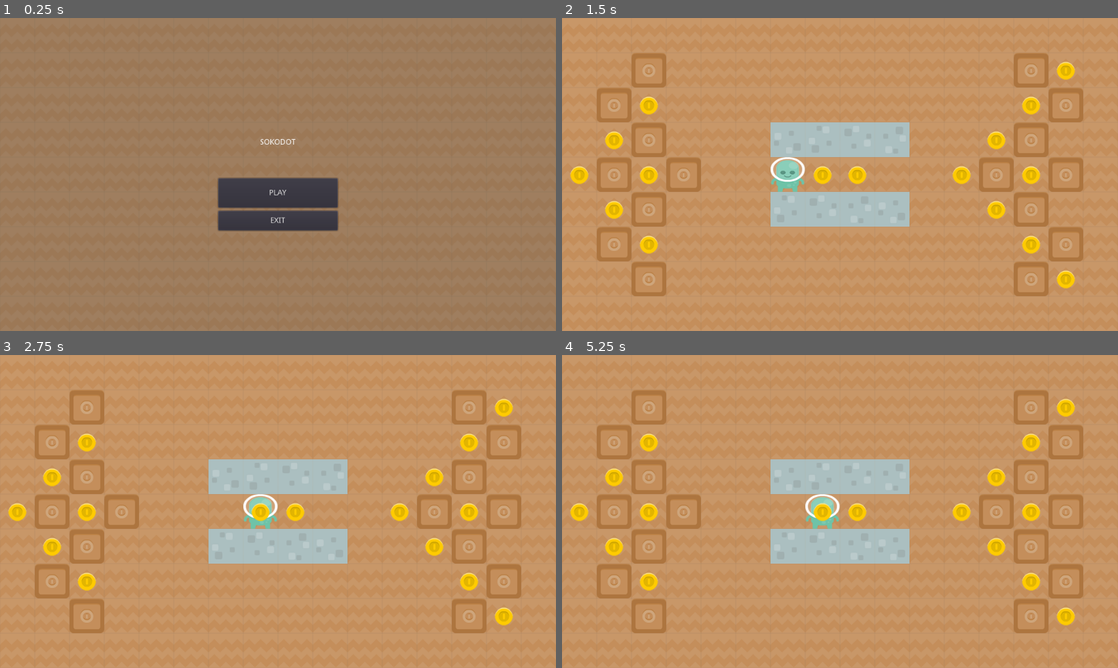
Above: before the commit, frames 1-4 (two rows, left to right).
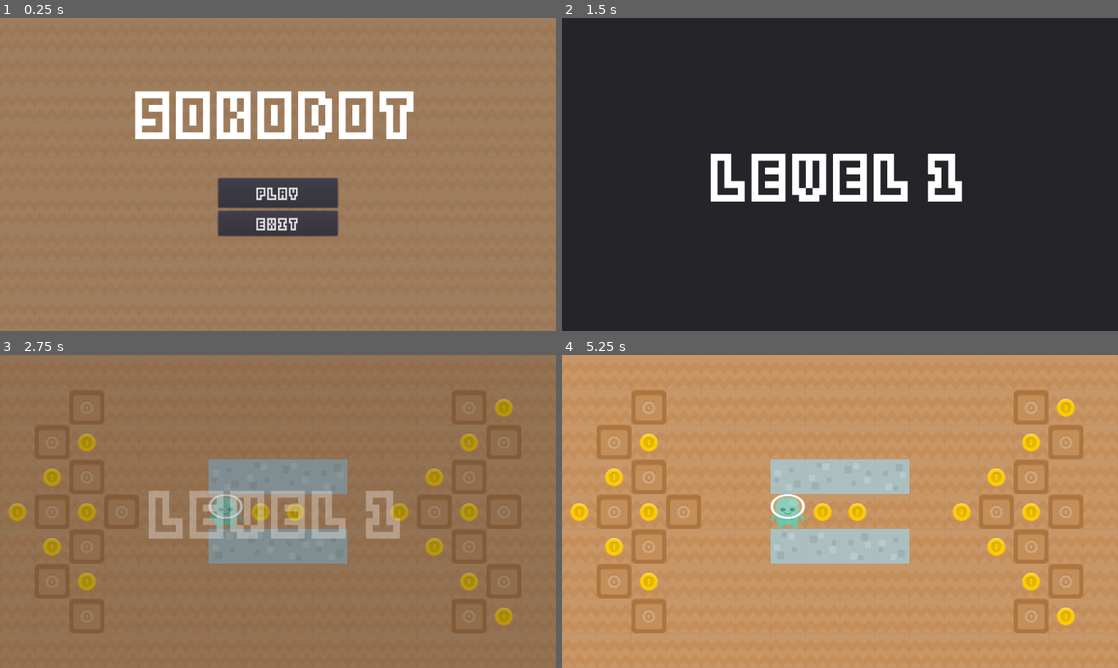
Above: after the commit, the same moments.

Repository: moody/Sokodot
Game: Godot game, scene res://Scenes/MainMenu.tscn
The game is run twice, just before and just after one commit, with the same random seed, the same clock (stepped at 60 frames per second) and the same inputs.
Inputs (mouse positions are in pixels of both pictures, inside the frame that each line leads up to):
- Up to frame 1 (0.25 s): no input
- Up to frame 2 (1.5 s): click "PLAY" at 0.5 s; click (840, 193) at 1.25 s, where only the run after the commit has a clickable "PLAY"
- Up to frame 3 (2.75 s): tap Enter at 2 s; hold Right (ui_right) from 2.03 s (still down)
- Up to frame 4 (5.25 s): release Right (ui_right) at 2.78 s; hold Down (ui_down) 2.78-3.53 s; tap Space at 3.5, 5 s; hold Right (ui_right) 3.53-4.28 s; tap Enter at 4.25 s; hold Up (ui_up) 4.28-5.03 s; hold Left (ui_left) from 5.03 s (still down)

The runs differ from the first frame. In frame 1, 5.5% of the frame differs, in the area x 24-75%, y 23-70%; in frame 2, 100%, in the area x 0-100%, y 0-100%; in frame 3, 99%; in frame 4, 0.9%.

Commit message:
added level transition effect + changed font

Diff:
--- /dev/null
+++ b/Scenes/LevelTransition.tscn
@@ -0,0 +1,134 @@
+[gd_scene load_steps=6 format=2]
+
+[ext_resource path="res://Scripts/LevelTransition.gd" type="Script" id=1]
+[ext_resource path="res://Fonts/KenPixel Blocks.ttf" type="DynamicFontData" id=2]
+
+[sub_resource type="DynamicFont" id=3]
+
+size = 100
+use_mipmaps = false
+use_filter = false
+font_data = ExtResource( 2 )
+_sections_unfolded = [ "Font", "Settings" ]
+
+[sub_resource type="Animation" id=2]
+
+resource_name = "Reload"
+length = 1.0
+loop = false
+step = 0.1
+tracks/0/type = "method"
+tracks/0/path = NodePath(".")
+tracks/0/interp = 1
+tracks/0/loop_wrap = true
+tracks/0/imported = false
+tracks/0/enabled = true
+tracks/0/keys = {
+"times": PoolRealArray( 0.5 ),
+"transitions": PoolRealArray( 1 ),
+"values": [ {
+"args": [  ],
+"method": "reload_scene"
+} ]
+}
+tracks/1/type = "value"
+tracks/1/path = NodePath("Panel:modulate")
+tracks/1/interp = 1
+tracks/1/loop_wrap = true
+tracks/1/imported = false
+tracks/1/enabled = true
+tracks/1/keys = {
+"times": PoolRealArray( 0, 0.5, 1 ),
+"transitions": PoolRealArray( 1, 1, 1 ),
+"update": 0,
+"values": [ Color( 1, 1, 1, 0 ), Color( 1, 1, 1, 1 ), Color( 1, 1, 1, 0 ) ]
+}
+
+[sub_resource type="Animation" id=1]
+
+resource_name = "Transition"
+length = 2.5
+loop = false
+step = 0.1
+tracks/0/type = "method"
+tracks/0/path = NodePath(".")
+tracks/0/interp = 1
+tracks/0/loop_wrap = true
+tracks/0/imported = false
+tracks/0/enabled = true
+tracks/0/keys = {
+"times": PoolRealArray( 1 ),
+"transitions": PoolRealArray( 1 ),
+"values": [ {
+"args": [  ],
+"method": "change_scene"
+} ]
+}
+tracks/1/type = "value"
+tracks/1/path = NodePath("Panel:modulate")
+tracks/1/interp = 1
+tracks/1/loop_wrap = true
+tracks/1/imported = false
+tracks/1/enabled = true
+tracks/1/keys = {
+"times": PoolRealArray( 0, 0.5, 1.5, 2.5 ),
+"transitions": PoolRealArray( 1, 1, 1, 1 ),
+"update": 0,
+"values": [ Color( 1, 1, 1, 0 ), Color( 1, 1, 1, 1 ), Color( 1, 1, 1, 1 ), Color( 1, 1, 1, 0 ) ]
+}
+
+[node name="CanvasLayer" type="CanvasLayer"]
+
+layer = 2
+offset = Vector2( 0, 0 )
+rotation = 0.0
+scale = Vector2( 1, 1 )
+transform = Transform2D( 1, 0, 0, 1, 0, 0 )
+script = ExtResource( 1 )
+
+[node name="Panel" type="Panel" parent="." index="0"]
+
+anchor_left = 0.0
+anchor_top = 0.0
+anchor_right = 1.0
+anchor_bottom = 1.0
+rect_pivot_offset = Vector2( 0, 0 )
+mouse_filter = 0
+mouse_default_cursor_shape = 0
+size_flags_horizontal = 1
+size_flags_vertical = 1
+_sections_unfolded = [ "Visibility" ]
+
+[node name="Label" type="Label" parent="Panel" index="0"]
+
+anchor_left = 0.0
+anchor_top = 0.0
+anchor_right = 1.0
+anchor_bottom = 1.0
+rect_pivot_offset = Vector2( 0, 0 )
+mouse_filter = 2
+mouse_default_cursor_shape = 0
+size_flags_horizontal = 1
+size_flags_vertical = 4
+custom_fonts/font = SubResource( 3 )
+text = "Label"
+align = 1
+valign = 1
+percent_visible = 1.0
+lines_skipped = 0
+max_lines_visible = -1
+_sections_unfolded = [ "custom_fonts" ]
+
+[node name="AnimationPlayer" type="AnimationPlayer" parent="." index="1"]
+
+root_node = NodePath("..")
+autoplay = ""
+playback_process_mode = 1
+playback_default_blend_time = 0.0
+playback_speed = 1.0
+anims/Reload = SubResource( 2 )
+anims/Transition = SubResource( 1 )
+blend_times = [  ]
+_sections_unfolded = [ "Playback Options" ]
+
+[connection signal="animation_finished" from="AnimationPlayer" to="." method="_on_AnimationPlayer_animation_finished"]
--- a/Scenes/Levels/Level1.tscn
+++ b/Scenes/Levels/Level1.tscn
@@ -4,7 +4,7 @@
 [ext_resource path="res://Scenes/Ground.tscn" type="PackedScene" id=2]
 [ext_resource path="res://TileSets/TileSet.tres" type="TileSet" id=3]
 
-[node name="Node" type="Node"]
+[node name="Node" type="Node" index="0"]
 
 script = ExtResource( 1 )
 
--- a/Scenes/MainMenu.tscn
+++ b/Scenes/MainMenu.tscn
@@ -1,9 +1,34 @@
-[gd_scene load_steps=3 format=2]
+[gd_scene load_steps=7 format=2]
 
 [ext_resource path="res://Scripts/MainMenu.gd" type="Script" id=1]
 [ext_resource path="res://Scenes/Ground.tscn" type="PackedScene" id=2]
+[ext_resource path="res://Fonts/KenPixel Blocks.ttf" type="DynamicFontData" id=3]
 
-[node name="Node" type="Node" index="0"]
+[sub_resource type="DynamicFont" id=1]
+
+size = 100
+use_mipmaps = false
+use_filter = true
+font_data = ExtResource( 3 )
+_sections_unfolded = [ "Font", "Settings" ]
+
+[sub_resource type="DynamicFont" id=2]
+
+size = 26
+use_mipmaps = false
+use_filter = false
+font_data = ExtResource( 3 )
+_sections_unfolded = [ "Font", "Settings" ]
+
+[sub_resource type="DynamicFont" id=3]
+
+size = 26
+use_mipmaps = false
+use_filter = false
+font_data = ExtResource( 3 )
+_sections_unfolded = [ "Font" ]
+
+[node name="Node" type="Node"]
 
 script = ExtResource( 1 )
 
@@ -14,19 +39,20 @@
 [node name="Label" type="Label" parent="." index="1"]
 
 anchor_left = 0.5
-anchor_top = 0.0
+anchor_top = 0.5
 anchor_right = 0.5
-anchor_bottom = 0.0
-margin_left = -33.0
-margin_top = 222.0
-margin_right = 32.0
-margin_bottom = 236.0
+anchor_bottom = 0.5
+margin_left = -263.0
+margin_top = -190.0
+margin_right = 262.0
+margin_bottom = -40.0
 rect_pivot_offset = Vector2( 0, 0 )
 rect_clip_content = true
 mouse_filter = 0
 mouse_default_cursor_shape = 0
 size_flags_horizontal = 1
 size_flags_vertical = 1
+custom_fonts/font = SubResource( 1 )
 text = "SOKODOT"
 uppercase = true
 percent_visible = 1.0
@@ -50,6 +76,7 @@
 mouse_default_cursor_shape = 0
 size_flags_horizontal = 1
 size_flags_vertical = 1
+custom_fonts/font = SubResource( 2 )
 toggle_mode = false
 enabled_focus_mode = 2
 shortcut = null
@@ -57,6 +84,7 @@
 text = "PLAY"
 flat = false
 align = 1
+_sections_unfolded = [ "custom_fonts" ]
 
 [node name="ExitButton" type="Button" parent="." index="3"]
 
@@ -74,6 +102,7 @@
 mouse_default_cursor_shape = 0
 size_flags_horizontal = 1
 size_flags_vertical = 1
+custom_fonts/font = SubResource( 3 )
 toggle_mode = false
 enabled_focus_mode = 2
 shortcut = null
@@ -81,7 +110,7 @@
 text = "EXIT"
 flat = false
 align = 1
-_sections_unfolded = [ "Rect" ]
+_sections_unfolded = [ "custom_fonts" ]
 
 [connection signal="pressed" from="PlayButton" to="." method="_on_PlayButton_pressed"]
 
--- a/Scripts/Level.gd
+++ b/Scripts/Level.gd
@@ -45,8 +45,11 @@
 		nextLevel = null if (nextLevel > MAX_LEVELS) else str(nextLevel)
 
 func _process(delta):
+	# Do nothing if level is changing
+	if LevelTransition.transitioning: return
+
 	if Input.is_action_just_released("reload_level"):
-		get_tree().reload_current_scene()
+		LevelTransition.reload()
 	elif Input.is_action_just_released("ui_cancel"):
 		get_tree().change_scene("res://Scenes/MainMenu.tscn")
 
@@ -61,7 +64,7 @@
 
 	if has_won():
 		if nextLevel:
-			get_tree().change_scene("res://Scenes/Levels/Level" + nextLevel + ".tscn")
+			LevelTransition.transition("res://Scenes/Levels/Level" + nextLevel + ".tscn", nextLevel)
 		else:
 			get_tree().change_scene("res://Scenes/MainMenu.tscn")
 
--- /dev/null
+++ b/Scripts/LevelTransition.gd
@@ -0,0 +1,36 @@
+extends CanvasLayer
+
+# Current scene path
+var currentPath
+var transitioning = false
+
+func _ready():
+	$Panel.hide()
+
+# Called to start transition to next level
+func transition(scenePath, levelNum):
+	currentPath = scenePath
+	transitioning = true
+	$Panel.get_node("Label").text = "Level " + levelNum
+	$Panel.show()
+	$AnimationPlayer.play("Transition")
+
+# Called to reload the current level
+func reload():
+	transitioning = true
+	$Panel.get_node("Label").text = ""
+	$Panel.show()
+	$AnimationPlayer.play("Reload")
+
+# Called during "Transition"
+func change_scene():
+	get_tree().change_scene(currentPath)
+
+# Called during "Reload"
+func reload_scene():
+	get_tree().reload_current_scene()
+
+# Called when the transition finishes
+func _on_AnimationPlayer_animation_finished( anim_name ):
+	transitioning = false
+	$Panel.hide()
--- a/Scripts/MainMenu.gd
+++ b/Scripts/MainMenu.gd
@@ -14,7 +14,7 @@
 		get_tree().quit()
 
 func _on_PlayButton_pressed():
-	get_tree().change_scene("res://Scenes/Levels/Level1.tscn")
+	LevelTransition.transition("res://Scenes/Levels/Level1.tscn", "1")
 
 func _on_ExitButton_pressed():
 	get_tree().quit()
--- a/project.godot
+++ b/project.godot
@@ -13,6 +13,10 @@
 config/name="Sokodot"
 run/main_scene="res://Scenes/MainMenu.tscn"
 config/icon="res://icon.png"
+
+[autoload]
+
+LevelTransition="*res://Scenes/LevelTransition.tscn"
 
 [display]
 
Binary file added: Fonts/KenPixel Blocks.ttf
